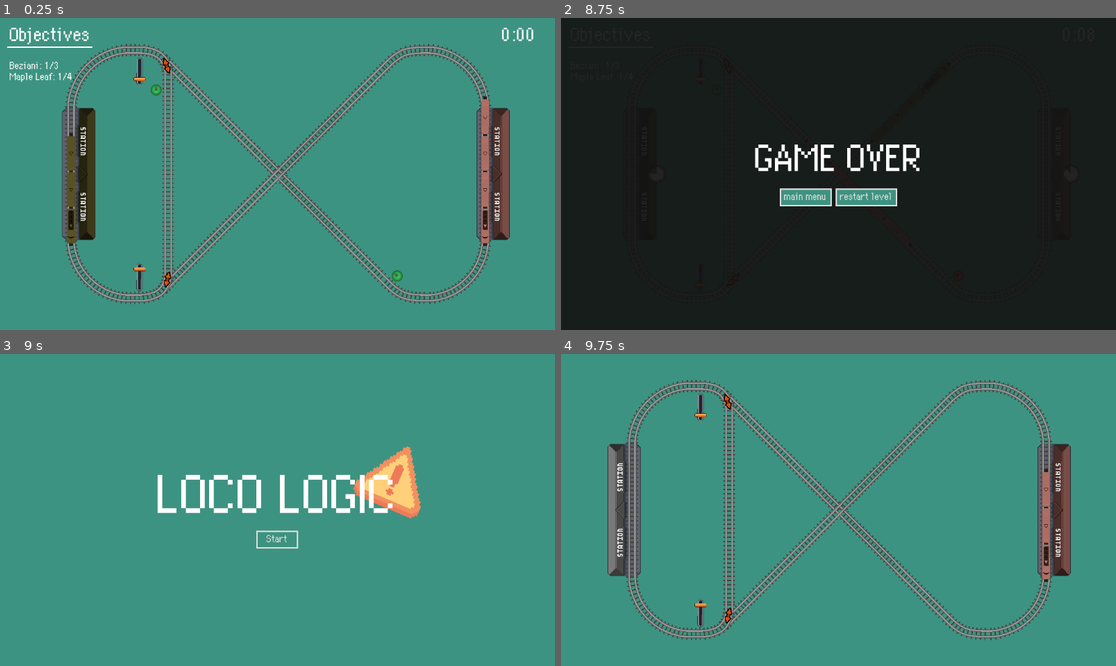
Above: before the commit, frames 1-4 (two rows, left to right).
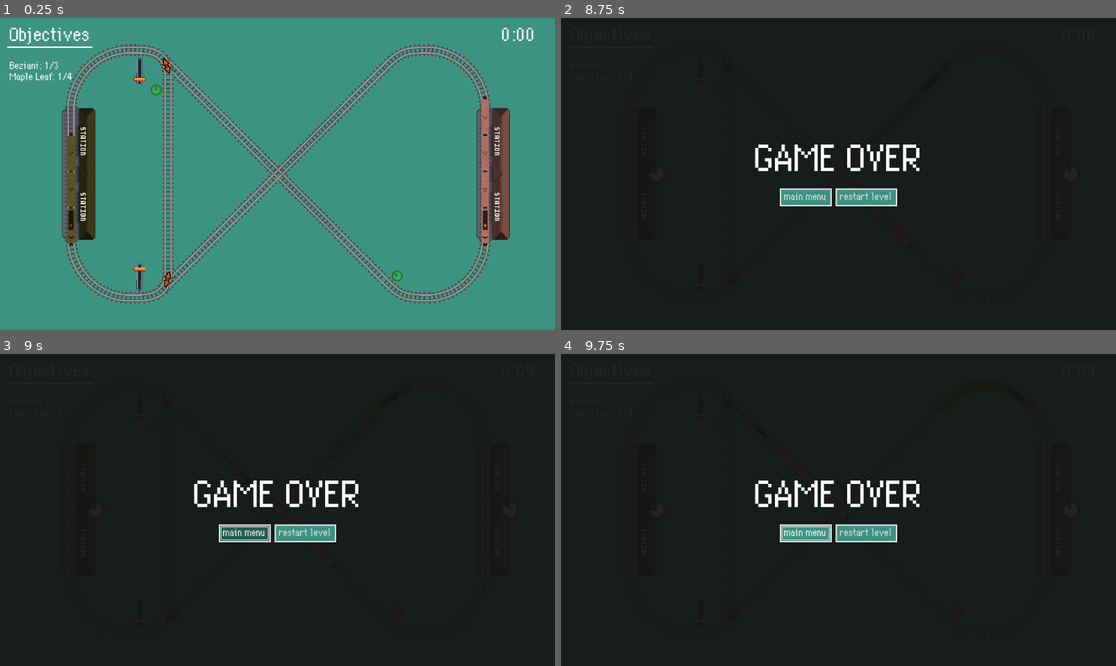
Above: after the commit, the same moments.

Repository: dsg-jam/ld54-game
Game: Godot game, scene res://scenes/Level2.tscn
The game is run twice, just before and just after one commit, with the same random seed, the same clock (stepped at 60 frames per second) and the same inputs. This scene is started directly instead of the project's main scene.
Inputs (mouse positions are in pixels of both pictures, inside the frame that each line leads up to):
- Up to frame 1 (0.25 s): no input
- Up to frame 2 (8.75 s): click (960, 276) at 0.5 s; click (699, 276) at 1.27 s; hold Space (brake) 2.78-3.53 s; hold Space (brake) 5.03-7.28 s
- Up to frame 3 (9 s): click "main menu" at 8.75 s
- Up to frame 4 (9.75 s): click (838, 538) at 9.5 s, where only the run before the commit has a clickable "Start"

Frames 1-2 are identical in both runs. In frame 3, 99% of the frame differs, in the area x 0-100%, y 0-100%; in frame 4, 99%.

Commit message:
fix scene cycle

Diff:
--- a/prefabs/Level.tscn
+++ b/prefabs/Level.tscn
@@ -1,8 +1,7 @@
-[gd_scene load_steps=5 format=3 uid="uid://cq6ckyed0ps4t"]
+[gd_scene load_steps=4 format=3 uid="uid://cq6ckyed0ps4t"]
 
 [ext_resource type="Theme" uid="uid://dsugnc7jkb7q5" path="res://themes/main.tres" id="1_njgw4"]
 [ext_resource type="Script" path="res://scripts/Level.gd" id="2_rrx3j"]
-[ext_resource type="PackedScene" uid="uid://6a8n0e0kkslr" path="res://scenes/MainMenu.tscn" id="3_j3vag"]
 
 [sub_resource type="StyleBoxFlat" id="StyleBoxFlat_ge2tl"]
 bg_color = Color(0.0745098, 0.0745098, 0.0745098, 0.921569)
@@ -17,7 +16,6 @@
 mouse_filter = 2
 theme = ExtResource("1_njgw4")
 script = ExtResource("2_rrx3j")
-main_menu = ExtResource("3_j3vag")
 
 [node name="Control" type="Control" parent="."]
 layout_mode = 1
--- a/scripts/Level.gd
+++ b/scripts/Level.gd
@@ -1,7 +1,7 @@
 extends Control
 
 @export var next_level: PackedScene
-@export var main_menu: PackedScene
+@export_file("*.tscn") var main_menu: String
 
 @onready var _time_display: Label = $Control/Time
 @onready var _objective_container: Container = $Control/VBoxContainer
@@ -74,4 +74,5 @@
 	self.get_tree().change_scene_to_packed(self.next_level)
 
 func _on_main_menu_button_pressed() -> void:
-	self.get_tree().change_scene_to_packed(self.main_menu)
+	var scene := load(self.main_menu)
+	self.get_tree().change_scene_to_packed(scene)
